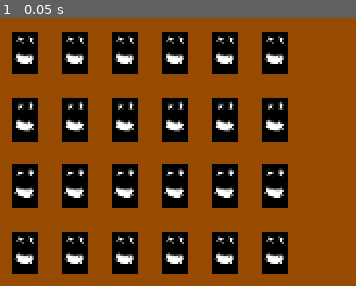
Above: before the commit, frame 1.
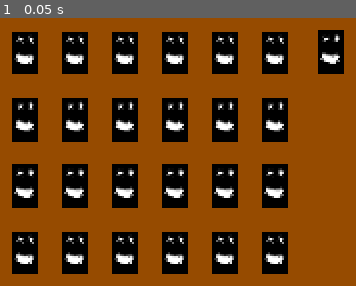
Above: after the commit, the same moment.

Repository: Obscurite1221/CardgamePractice
Game: Godot game, scene res://Table.tscn
Two runs of this game, one before a commit and one after it. Both use one fixed random seed, a clock stepped at 60 frames per second and the inputs below.
Inputs:
- Up to frame 1 (0.05 s): no input

The runs differ from the first frame. In frame 1, 1.2% of the frame differs, in the area x 89-97%, y 4-21%.

Commit message:
Push
I imported a bird pixel art

Diff:
--- a/Table.tscn
+++ b/Table.tscn
@@ -1,9 +1,15 @@
-[gd_scene load_steps=2 format=3 uid="uid://grb7drmj04pj"]
+[gd_scene load_steps=4 format=3 uid="uid://grb7drmj04pj"]
 
 [ext_resource type="Script" path="res://PlaceholderTable.gd" id="1_m6xga"]
+[ext_resource type="PackedScene" uid="uid://bp7ajkk4lqc47" path="res://Assets/templateCard.tscn" id="2_3a1ri"]
+[ext_resource type="Texture2D" uid="uid://d4fsea2qm7p5h" path="res://First attempt at pixel boi.png" id="3_kyji2"]
 
 [node name="TableScene" type="Node2D"]
 
 [node name="PlaceholderTable" type="Node2D" parent="."]
 script = ExtResource("1_m6xga")
 boardPosition = Vector2(50, 100)
+
+[node name="Sprite2D" parent="." instance=ExtResource("2_3a1ri")]
+position = Vector2(417, 99)
+texture = ExtResource("3_kyji2")
Binary file added: First attempt at pixel boi.png
Not shown, added: First attempt at pixel boi.png.import
